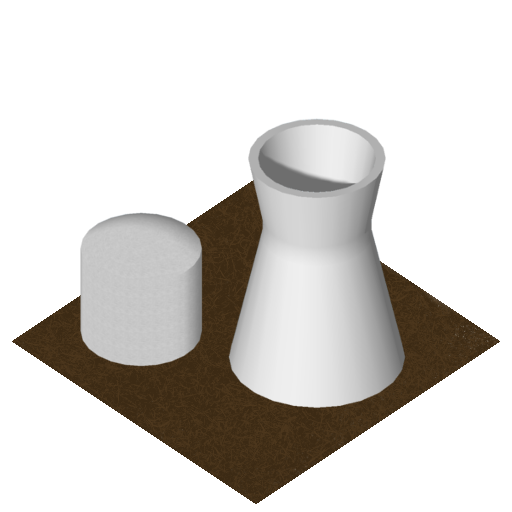
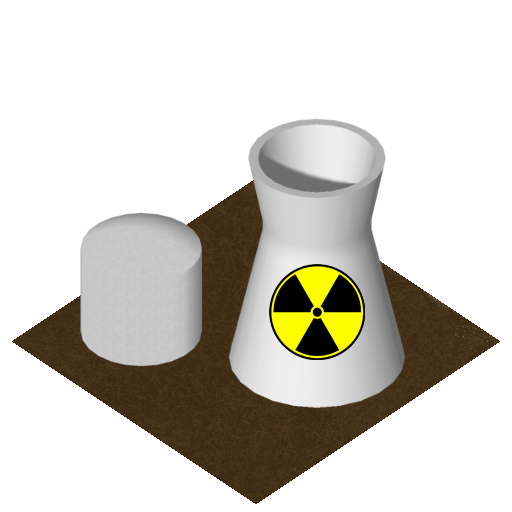
Two versions of the same layered image (512x512). Layer-by-layer changes:
added layer "Layer 1" above "Pasted Layer" over bbox(269, 264, 365, 360)
